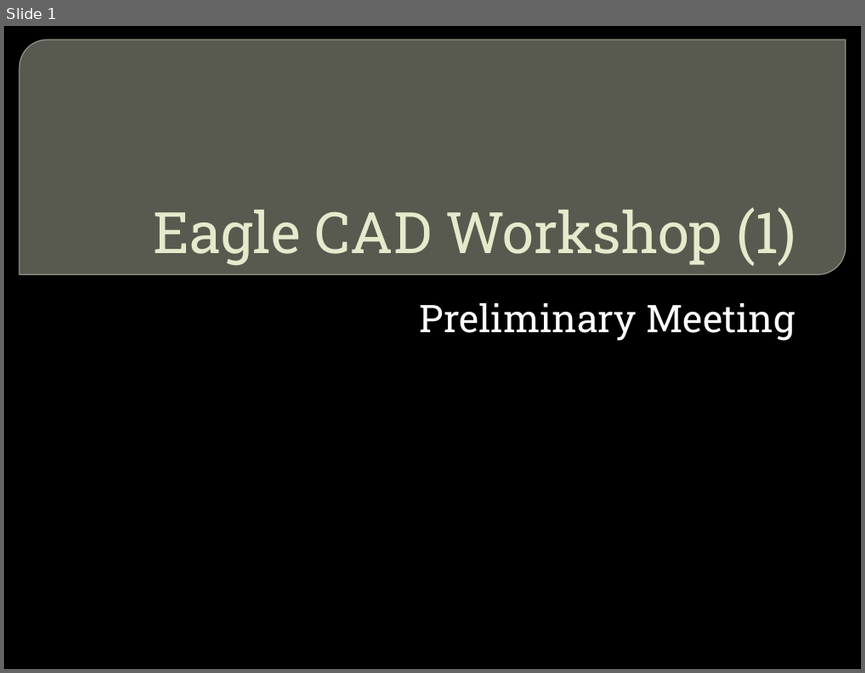
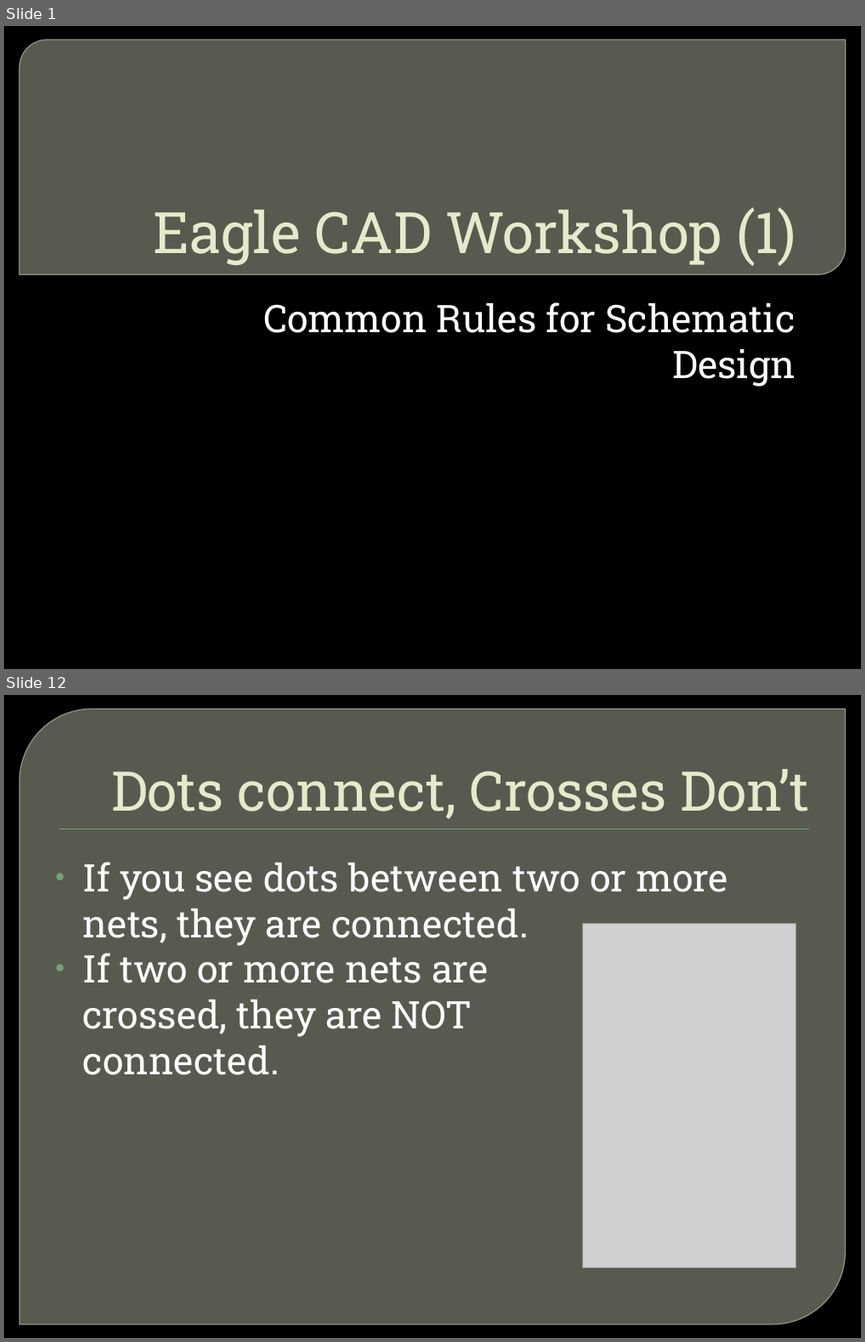
Before and after one commit to CSPon/Workshop_Materials, a slide deck: Workshop_Slides/Eagle CAD/Eagle CAD Workshop (1).pptx. Shown one above the other, each under a label of ours: slide 1 before the commit, slides 1 and 12 after it; the slides between them are not shown. The pictures are 865x673 and 865x1342 pixels, drawn with LibreOffice and Linux fonts; fonts in the diff are those of the drawing; grey boxes stand for pictures; background and template pictures are left out. Boxes give left, top, right and bottom in pixels: in the first picture for what was removed or moved away, otherwise in the second. Text is boxed around its words. In the diff, an @@ line names an element or a change of style, - is before the commit and + after.

```diff
--- a/Workshop_Slides/Eagle CAD/Eagle CAD Workshop (1).pptx
+++ b/Workshop_Slides/Eagle CAD/Eagle CAD Workshop (1).pptx
@@ slide 12 added at [4,695,861,1338], background picture (left out) @@
@@ round diag rect added at [19,709,846,1324], fill #888B7B at 65% opacity, outline #9DA090 0.87 pt @@
@@ title added at [111,769,809,819], 46 pt, text #E7EACB @@
+Dots connect, Crosses Don’t
@@ rectangle added at [59,828,809,829], fill #72A376 @@
@@ text added at [83,862,728,1075], 32 pt, text #FFFFFF @@
+• If you see dots between two or more nets, they are connected.
+• If two or more nets are
+  crossed, they are NOT
+  connected.
@@ picture added at [582,924,795,1267] @@
@@ slide 1 changed as well @@
@@ subtitle at [263,302,795,386]: text changed @@
-Preliminary Meeting
+Common Rules for Schematic Design
```
Also in this commit, not shown: 4 other slides changed, 6 other slides added, 14 slides removed, 3 other files.
